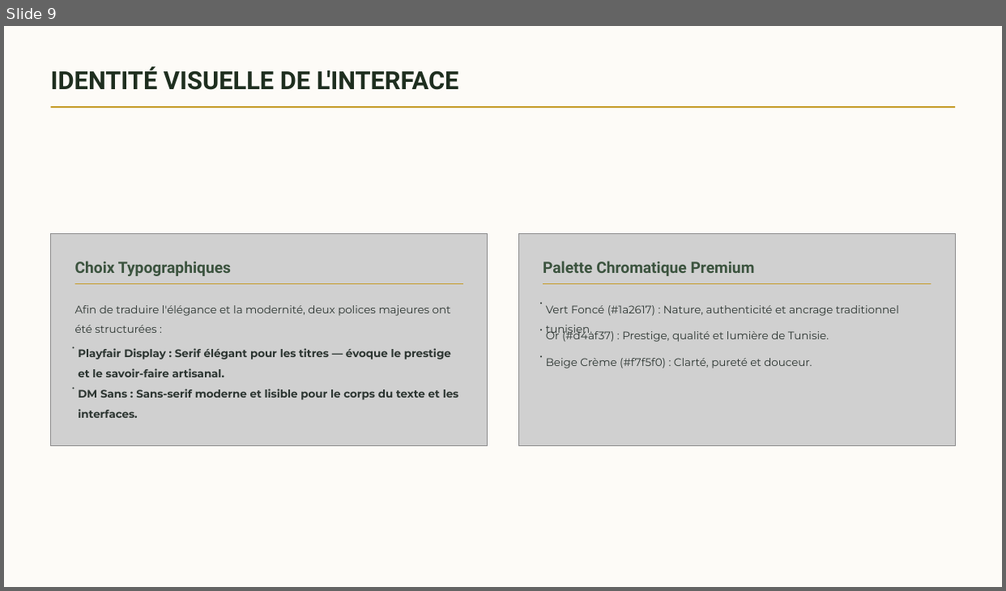
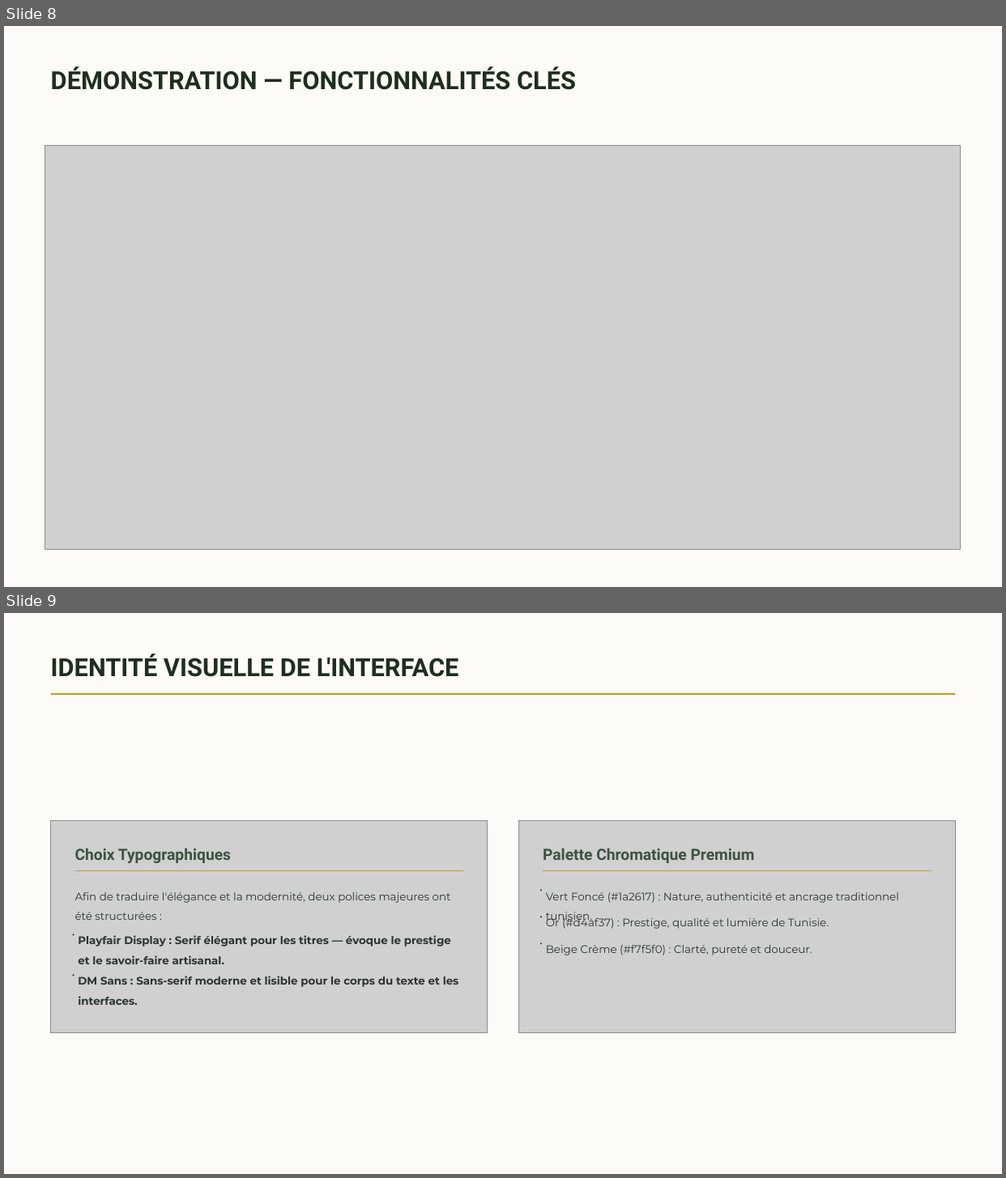
Before and after one commit to yassmine637/project-8470658, a slide deck: attached_assets/PFE_Domaine_Fendri_Yessmine_Hsine.pptx. Shown one above the other, each under a label of ours: slide 9 before the commit, slides 8 and 9 after it. The pictures are 1006x591 and 1006x1178 pixels, drawn with LibreOffice and Linux fonts; fonts in the diff are those of the drawing; grey boxes stand for pictures; background and template pictures are left out. Boxes give left, top, right and bottom in pixels: in the first picture for what was removed or moved away, otherwise in the second. Text is boxed around its words. In the diff, an @@ line names an element or a change of style, - is before the commit and + after.

```diff
--- a/attached_assets/PFE_Domaine_Fendri_Yessmine_Hsine.pptx
+++ b/attached_assets/PFE_Domaine_Fendri_Yessmine_Hsine.pptx
@@ slide 8 added at [4, 26, 1002, 587], background picture (left out) @@
@@ text added at [51, 67, 576, 90], 24 pt, text #1E2E1F, bold @@
+DÉMONSTRATION — FONCTIONNALITÉS CLÉS
@@ picture added at [45, 146, 961, 550] @@
```
Also in this commit, not shown: 1 slide removed, 2 other files.
